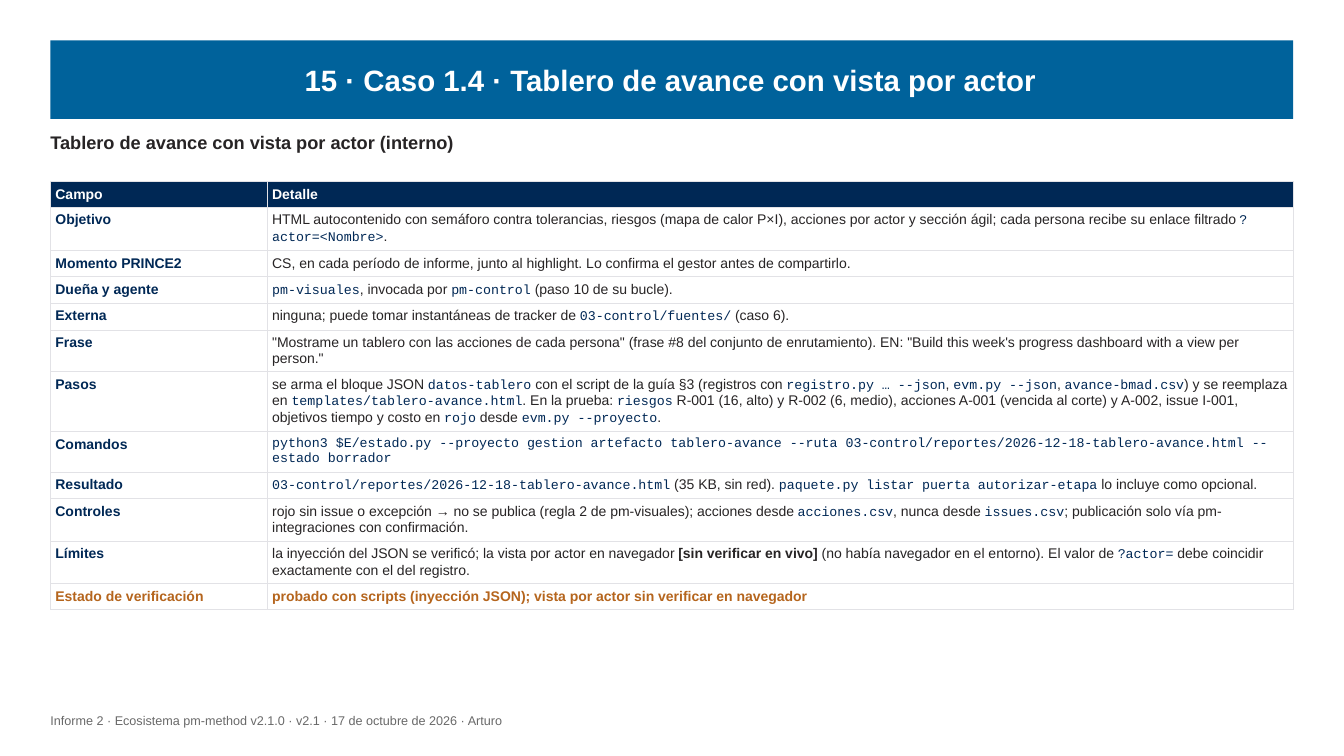
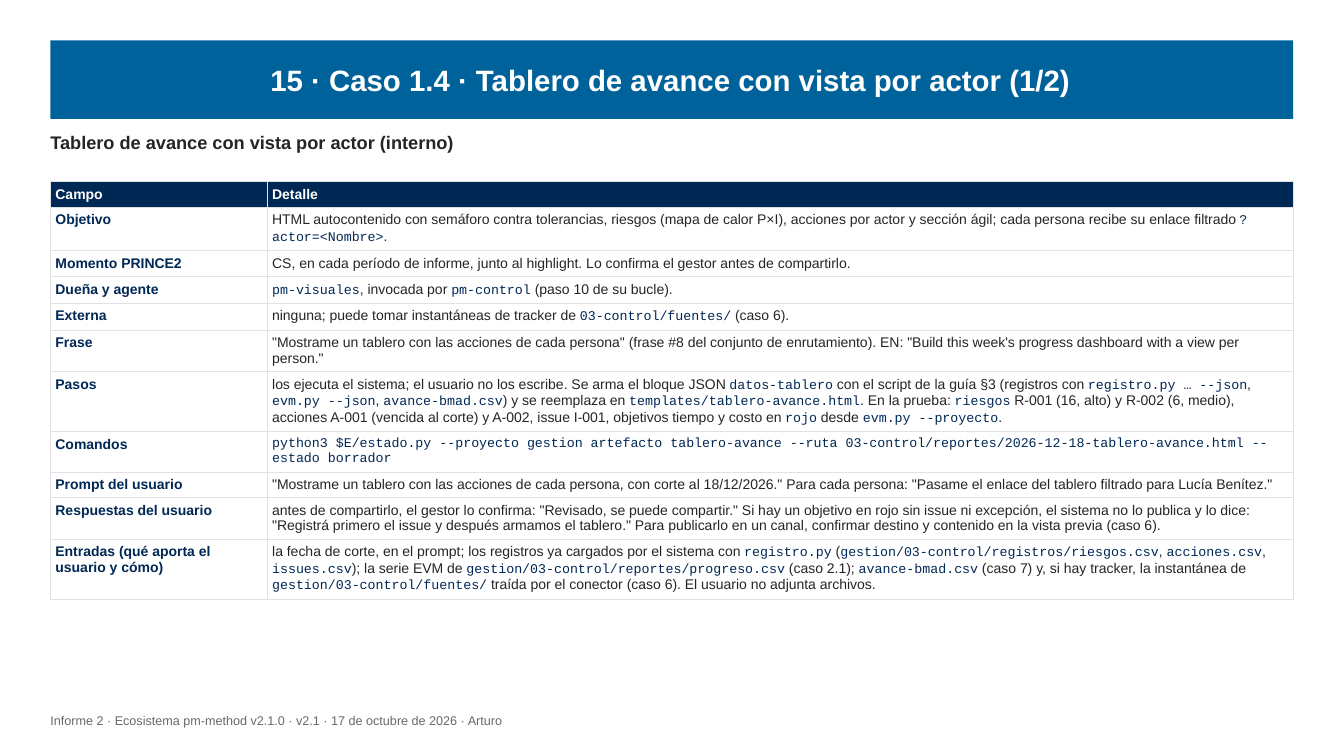
Before and after one commit to Arturo-Penas-Rial/pm-method, a slide deck: slide 114 of docs/informe/informe-2-ecosistema-pm-method-v2.1.pptx. Drawn at 1344x756 pixels with LibreOffice and Linux fonts; fonts in the diff are those of the drawing. Boxes give left, top, right and bottom in pixels: in the first picture for what was removed or moved away, otherwise in the second. Text is boxed around its words. In the diff, an @@ line names an element or a change of style, - is before the commit and + after.

Commit message:
pm-method 2.1.0: guías E2E para el usuario, prompts y entradas/salidas en los casos, diagramas legibles

```diff
--- a/docs/informe/informe-2-ecosistema-pm-method-v2.1.pptx
+++ b/docs/informe/informe-2-ecosistema-pm-method-v2.1.pptx
@@ title at bbox=[270, 69, 1069, 97]: text changed @@
-15 · Caso 1.4 · Tablero de avance con vista por actor
+15 · Caso 1.4 · Tablero de avance con vista por actor (1/2)
@@ table at bbox=[50, 181, 1294, 596] @@
-row 7, column 2: se arma el bloque JSON datos-tablero con el script de la guía §3 (registros con registro.py … --json, evm.py --json, avance-bmad.csv) y se reemplaza en templates/tablero-avance.html. En la prueba: riesgos R-001 (16, alto) y R-002 (6, medio), acciones A-001 (vencida al corte) y A-002, issue I-001, objetivos tiempo y costo en rojo desde evm.py --proyecto.
+row 7, column 2: los ejecuta el sistema; el usuario no los escribe. Se arma el bloque JSON datos-tablero con el script de la guía §3 (registros con registro.py … --json, evm.py --json, avance-bmad.csv) y se reemplaza en templates/tablero-avance.html. En la prueba: riesgos R-001 (16, alto) y R-002 (6, medio), acciones A-001 (vencida al corte) y A-002, issue I-001, objetivos tiempo y costo en rojo desde evm.py --proyecto.
-row 9: Resultado | 03-control/reportes/2026-12-18-tablero-avance.html (35 KB, sin red). paquete.py listar puerta autorizar-etapa lo incluye como opcional.
-row 10: Controles | rojo sin issue o excepción → no se publica (regla 2 de pm-visuales); acciones desde acciones.csv, nunca desde issues.csv; publicación solo vía pm-integraciones con confirmación.
-row 11: Límites | la inyección del JSON se verificó; la vista por actor en navegador [sin verificar en vivo] (no había navegador en el entorno). El valor de ?actor= debe coincidir exactamente con el del registro.
-row 12: Estado de verificación | probado con scripts (inyección JSON); vista por actor sin verificar en navegador
+row 9: Prompt del usuario | "Mostrame un tablero con las acciones de cada persona, con corte al 18/12/2026." Para cada persona: "Pasame el enlace del tablero filtrado para Lucía Benítez."
+row 10: Respuestas del usuario | antes de compartirlo, el gestor lo confirma: "Revisado, se puede compartir." Si hay un objetivo en rojo sin issue ni excepción, el sistema no lo publica y lo dice: "Registrá primero el issue y después armamos el tablero." Para publicarlo en un canal, confirmar destino y contenido en la vista previa (caso 6).
+row 11: Entradas (qué aporta el usuario y cómo) | la fecha de corte, en el prompt; los registros ya cargados por el sistema con registro.py (gestion/03-control/registros/riesgos.csv, acciones.csv, issues.csv); la serie EVM de gestion/03-control/reportes/progreso.csv (caso 2.1); avance-bmad.csv (caso 7) y, si hay tracker, la instantánea de gestion/03-control/fuentes/ traída por el conector (caso 6). El usuario no adjunta archivos.
```
Also in this commit, not shown: 45 other slides changed, 7 slides added, 1 slide removed, 52 other files.
